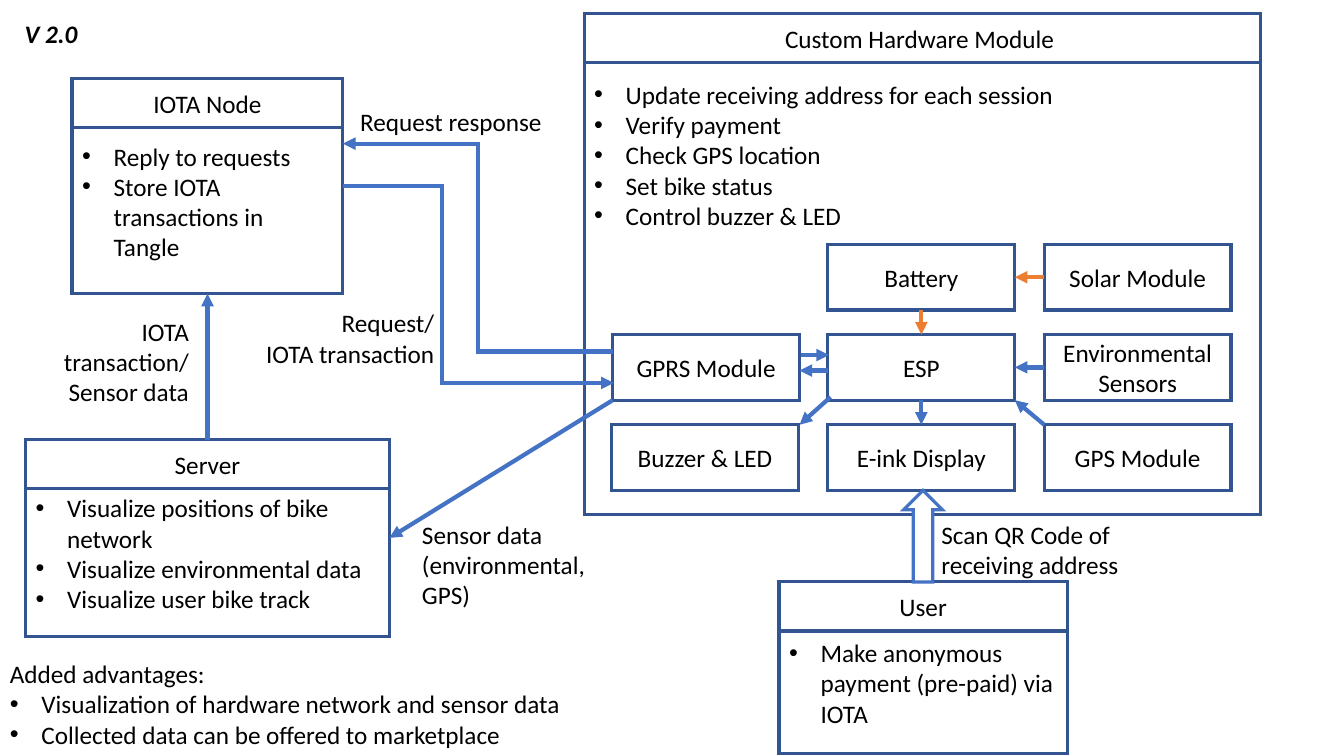
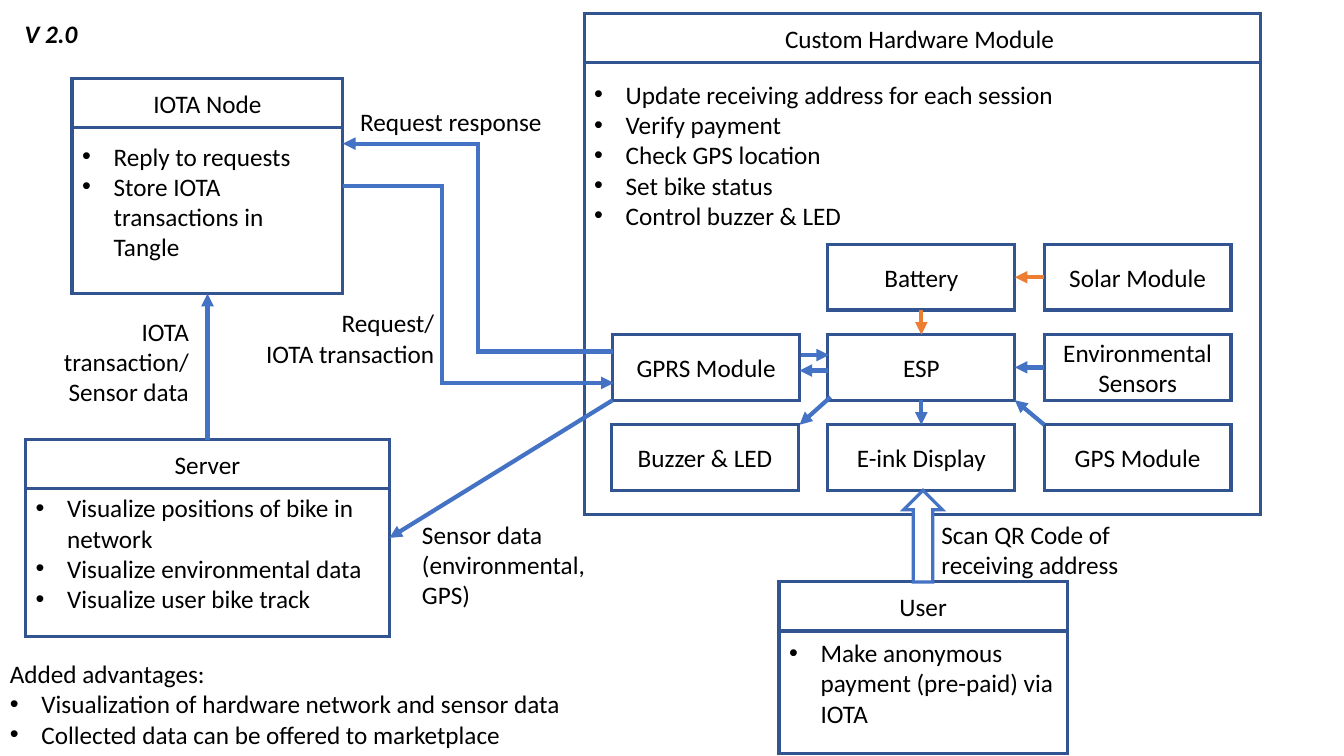
Before and after one commit to yenthusiastic/arp_b, a slide deck: slide 2 of misc/Concept.pptx. Drawn at 1344x756 pixels with LibreOffice and Linux fonts; fonts in the diff are those of the drawing. Boxes give left, top, right and bottom in pixels: in the first picture for what was removed or moved away, otherwise in the second. Text is boxed around its words. In the diff, an @@ line names an element or a change of style, - is before the commit and + after.

```diff
--- a/misc/Concept.pptx
+++ b/misc/Concept.pptx
@@ text in rectangle at box(67, 499, 353, 548): text changed @@
-• Visualize positions of bike network
+• Visualize positions of bike in network
```
Also in this commit, not shown: 1 other slide changed, 2 slides added, 1 other file.
